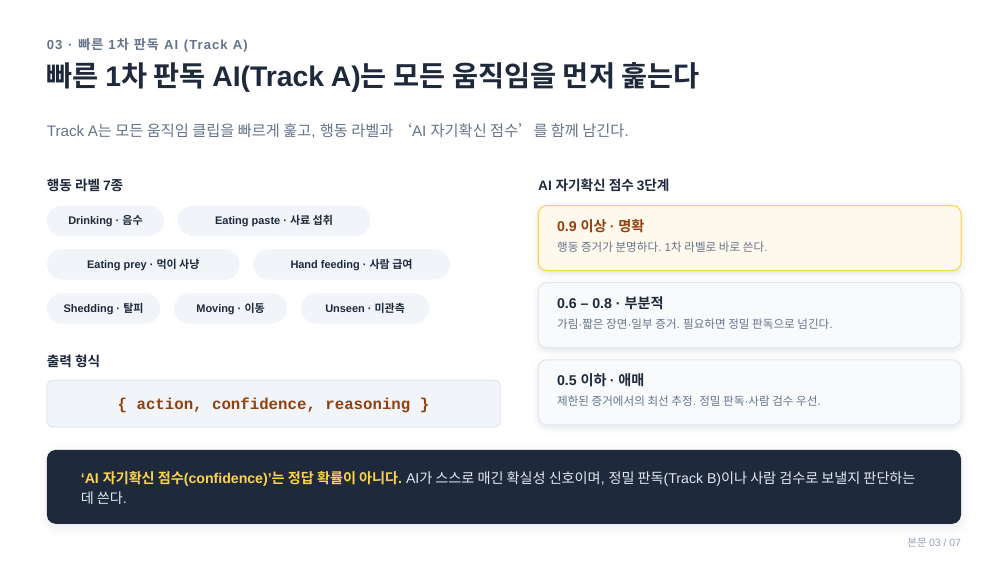
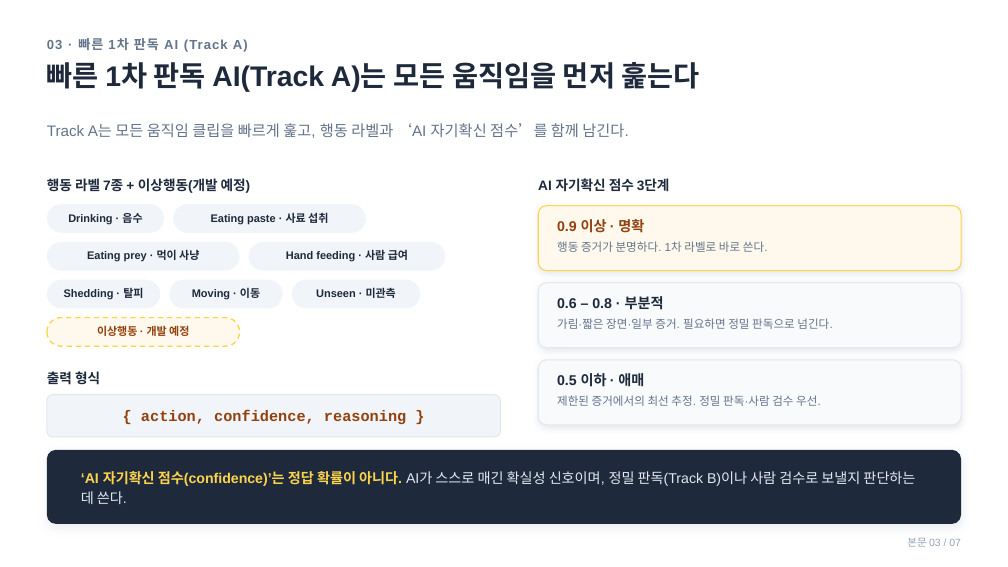
Before and after one commit to S-Soo100/petcam-lab, a slide deck: slide 4 of docs/ir/teraai-rba-investor.pptx. Drawn at 1008x567 pixels with LibreOffice and Linux fonts; fonts in the diff are those of the drawing. Boxes give left, top, right and bottom in pixels: in the first picture for what was removed or moved away, otherwise in the second. Text is boxed around its words. In the diff, an @@ line names an element or a change of style, - is before the commit and + after.

```diff
--- a/docs/ir/teraai-rba-investor.pptx
+++ b/docs/ir/teraai-rba-investor.pptx
@@ text at [47,178,251,193]: text changed @@
-행동 라벨 7종
+행동 라벨 7종 + 이상행동(개발 예정)
@@ text "Eating paste · 사료 섭취": place and size @@
-text "Eating paste · 사료 섭취" at [215,214,333,226]
+text "Eating paste · 사료 섭취" at [211,212,328,224]
@@ rounded rectangle: place and size @@
-rounded rectangle at [178,206,371,236]
+rounded rectangle at [173,204,366,233]
@@ text "Eating prey · 먹이 사냥": place and size @@
-text "Eating prey · 먹이 사냥" at [87,258,199,270]
+text "Eating prey · 먹이 사냥" at [87,249,199,262]
@@ rounded rectangle: place and size @@
-rounded rectangle at [47,250,240,280]
+rounded rectangle at [47,242,240,271]
@@ text "Hand feeding · 사람 급여": place and size @@
-text "Hand feeding · 사람 급여" at [291,258,412,270]
+text "Hand feeding · 사람 급여" at [286,249,408,262]
@@ rounded rectangle: place and size @@
-rounded rectangle at [253,250,450,280]
+rounded rectangle at [249,242,445,271]
@@ text "Shedding · 탈피": place and size @@
-text "Shedding · 탈피" at [64,303,143,314]
+text "Shedding · 탈피" at [64,288,143,299]
@@ rounded rectangle: place and size @@
-rounded rectangle at [47,293,160,324]
+rounded rectangle at [47,280,160,309]
@@ text "Moving · 이동": place and size @@
-text "Moving · 이동" at [196,302,265,314]
+text "Moving · 이동" at [192,287,260,300]
@@ rounded rectangle: place and size @@
-rounded rectangle at [174,293,287,324]
+rounded rectangle at [169,280,283,309]
@@ text "Unseen · 미관측": place and size @@
-text "Unseen · 미관측" at [325,302,405,313]
+text "Unseen · 미관측" at [316,287,396,298]
@@ rounded rectangle: place and size @@
-rounded rectangle at [301,293,430,324]
+rounded rectangle at [292,280,420,309]
@@ rounded rectangle added at [47,318,240,346], fill #FEF9EC, outline #FCD34D 1.25 pt dashed @@
@@ text added at [97,324,189,339], 10.5 pt, text #92400E, bold @@
+이상행동 · 개발 예정
@@ text "출력 형식": place and size @@
-text "출력 형식" at [47,354,100,368]
+text "출력 형식" at [47,371,100,385]
@@ text "{ action, confidence, reasoning }": place and size @@
-text "{ action, confidence, reasoning }" at [137,398,410,413]
+text "{ action, confidence, reasoning }" at [141,410,406,425]
@@ text "{ action, confidence, reasoning }" at [141,410,406,425]: size 15 to 14.5 pt @@
@@ rounded rectangle: place and size @@
-rounded rectangle at [47,380,501,427]
+rounded rectangle at [47,395,501,437]
@@ rounded rectangle at [47,395,501,437]: proportions changed @@
```
Also in this commit, not shown: 1 other slide changed, 2 other files.
